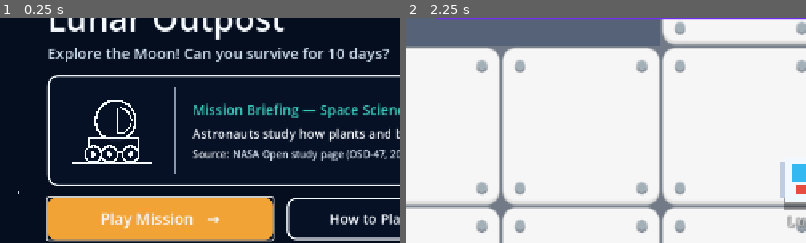
Above: before the commit, frames 1-2 (left to right).
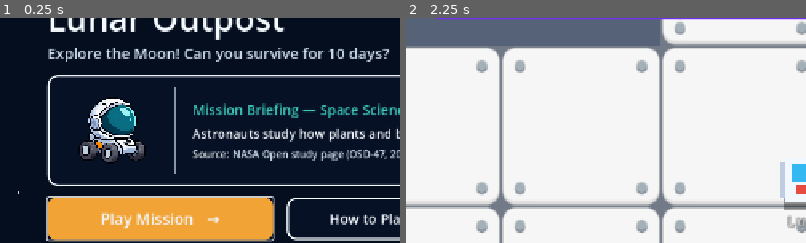
Above: after the commit, the same moments.

Repository: Inno-san/nasa_lunar_
Game: Godot game, scene res://scenes/main_menu.tscn
Two runs of this game, one before a commit and one after it. Both use one fixed random seed, a clock stepped at 60 frames per second and the inputs below.
Inputs:
- Up to frame 1 (0.25 s): no input
- Up to frame 2 (2.25 s): click "Play Mission →" at 0.5 s; click "MENU" at 1.25 s; click "Play Mission →" at 2 s
The pictures show only the part of the screen within x 0-50%, y 14-64%; the shares and areas given below are measured in that part.

The runs differ from the first frame. In frame 1, 3.4% of the frame differs, in the area x 18-38%, y 35-65%; in frame 2, nothing differs.

Commit message:
feat(ui): use assets/art/astro.png sprite in MainMenu briefing card

Diff:
--- a/scenes/main_menu.gd
+++ b/scenes/main_menu.gd
@@ -110,9 +110,12 @@
 	card_hbox.add_theme_constant_override("separation", 26)
 	briefing_card.add_child(card_hbox)
 
-	# Left Rover/Astronaut line-art icon
-	var rover_icon := _RoverArt.new()
-	rover_icon.custom_minimum_size = Vector2(150, 128)
+	# Left Rover/Astronaut sprite (assets/art/astro.png)
+	var rover_icon := TextureRect.new()
+	rover_icon.texture = load("res://assets/art/astro.png")
+	rover_icon.expand_mode = TextureRect.EXPAND_IGNORE_SIZE
+	rover_icon.stretch_mode = TextureRect.STRETCH_KEEP_ASPECT_CENTERED
+	rover_icon.custom_minimum_size = Vector2(150, 134)
 	card_hbox.add_child(rover_icon)
 
 	# Vertical divider line inside card
@@ -515,29 +518,6 @@
 			var a := float(i) / 24.0 * TAU
 			pts.append(c + Vector2(cos(a) * radii.x, sin(a) * radii.y))
 		draw_colored_polygon(pts, Color(0.36, 0.40, 0.46, 1.0))
-
-
-class _RoverArt extends Control:
-	func _draw() -> void:
-		var c := size * 0.5
-		var w := Color(0.96, 0.98, 1.0, 1.0)
-		# Ground line
-		draw_line(Vector2(12, c.y + 52), Vector2(size.x - 12, c.y + 52), w, 3.0)
-		# Astronaut helmet dome (top)
-		var hc := Vector2(c.x + 6, c.y - 16)
-		draw_arc(hc, 32.0, 0.0, TAU, 36, w, 3.5)
-		# Visor inside helmet
-		draw_arc(hc + Vector2(4, 0), 21.0, -PI * 0.45, PI * 0.55, 24, w, 2.5)
-		draw_line(hc + Vector2(4, -21), hc + Vector2(4, 21), w, 2.5)
-		# Rover chassis below helmet
-		draw_rect(Rect2(c.x - 36, c.y + 12, 78, 22), COLOR_CARD_BG, true)
-		draw_rect(Rect2(c.x - 36, c.y + 12, 78, 22), w, false, 3.0)
-		# Three rover wheels
-		for wx in [c.x - 30, c.x - 4, c.x + 30]:
-			var wc := Vector2(wx, c.y + 38)
-			draw_circle(wc, 13.0, COLOR_CARD_BG)
-			draw_arc(wc, 13.0, 0.0, TAU, 24, w, 3.0)
-			draw_circle(wc, 4.5, w)
 
 
 class _PillToggle extends Control:
Binary file added: assets/art/astro.png
Not shown, added: assets/art/astro.png.import
